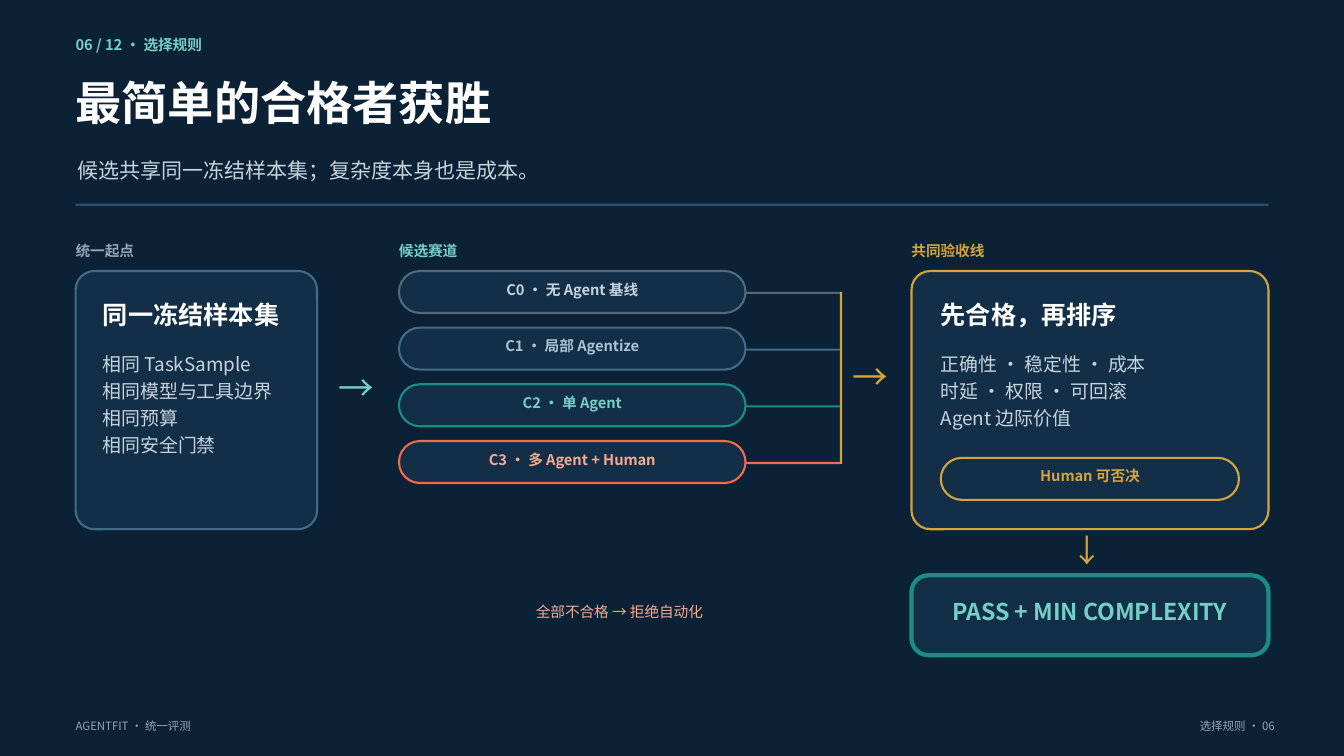
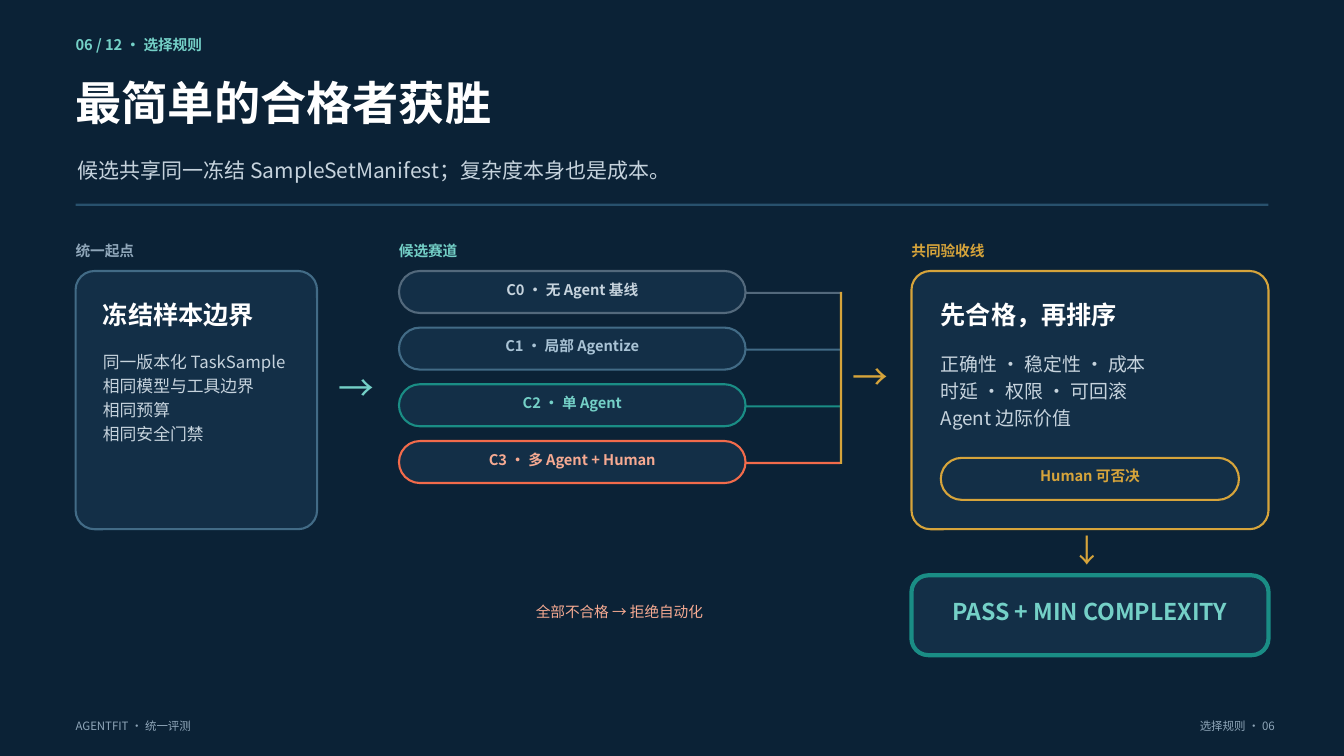
Before and after one commit to kailiangshang/agentfit, a slide deck: slide 6 of competition/2026-08-15/submission/agentfit-preliminary-draft.pptx. Drawn at 1344x756 pixels with LibreOffice and Linux fonts; fonts in the diff are those of the drawing. Boxes give left, top, right and bottom in pixels: in the first picture for what was removed or moved away, otherwise in the second. Text is boxed around its words. In the diff, an @@ line names an element or a change of style, - is before the commit and + after.

Commit message:
fix: align sample lifecycle and deck validation

```diff
--- a/competition/2026-08-15/submission/agentfit-preliminary-draft.pptx
+++ b/competition/2026-08-15/submission/agentfit-preliminary-draft.pptx
@@ text at (x1=78, y1=160, x2=670, y2=183): text changed @@
-候选共享同一冻结样本集；复杂度本身也是成本。
+候选共享同一冻结 SampleSetManifest；复杂度本身也是成本。
@@ text at (x1=103, y1=302, x2=254, y2=327): text changed @@
-同一冻结样本集
+冻结样本边界
@@ text at (x1=103, y1=354, x2=286, y2=372): text changed; size 13.5 to 12 pt @@
-相同 TaskSample
+同一版本化 TaskSample
@@ text at (x1=103, y1=378, x2=254, y2=442): size 13.5 to 12 pt in "相同模型与工具边界", "相同预算", "相同安全门禁"; line spacing 19.2pt to 17pt @@
```
Also in this commit, not shown: 2 other slides changed, 17 other files.
